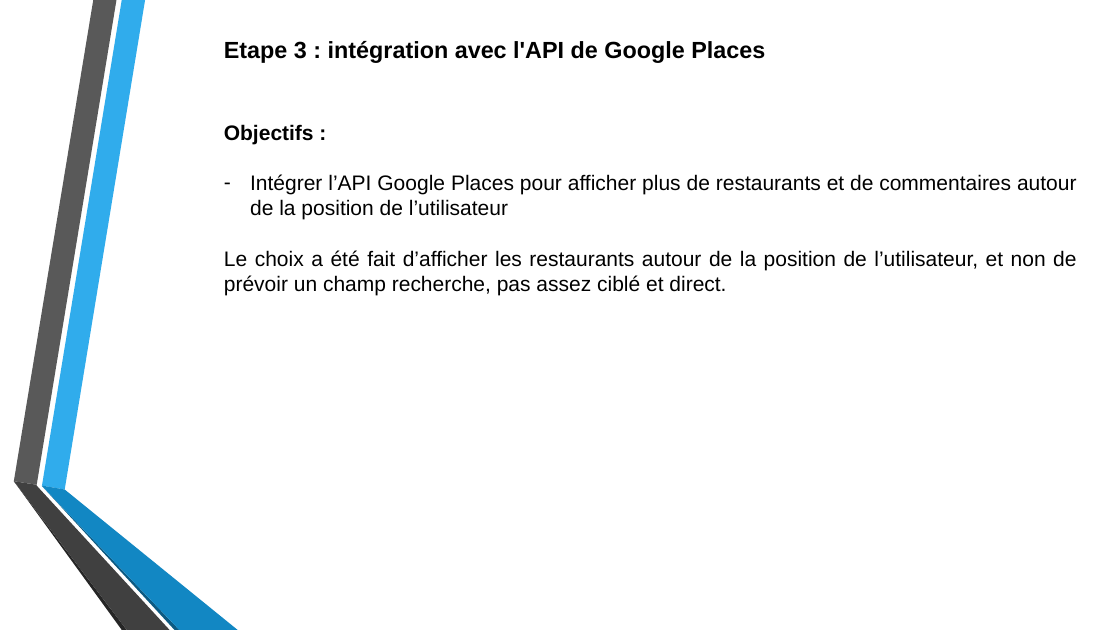
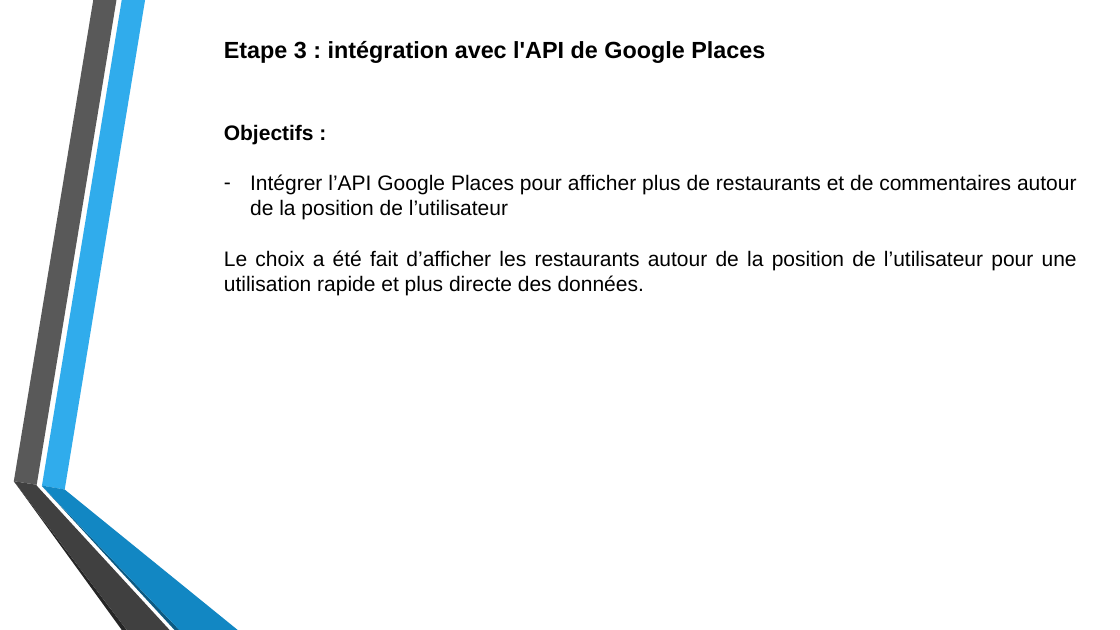
Before and after one commit to DesignGreg/Projet7-OpenClassRooms, a slide deck: slide 8 of Soutenance/Présentation Projet 7.pptx (slide 7 before the commit). Drawn at 1120x630 pixels with LibreOffice and Linux fonts; fonts in the diff are those of the drawing; background and template pictures are left out. Boxes give left, top, right and bottom in pixels: in the first picture for what was removed or moved away, otherwise in the second. Text is boxed around its words. In the diff, an @@ line names an element or a change of style, - is before the commit and + after.

```diff
--- a/Soutenance/Présentation Projet 7.pptx
+++ b/Soutenance/Présentation Projet 7.pptx
@@ text at (x1=224, y1=250, x2=1077, y2=295): text changed @@
-Le choix a été fait d’afficher les restaurants autour de la position de l’utilisateur, et non de prévoir un champ recherche, pas assez ciblé et direct.
+Le choix a été fait d’afficher les restaurants autour de la position de l’utilisateur pour une utilisation rapide et plus directe des données.
```
Also in this commit, not shown: 4 other slides changed, 2 slides added, 5 other files.
